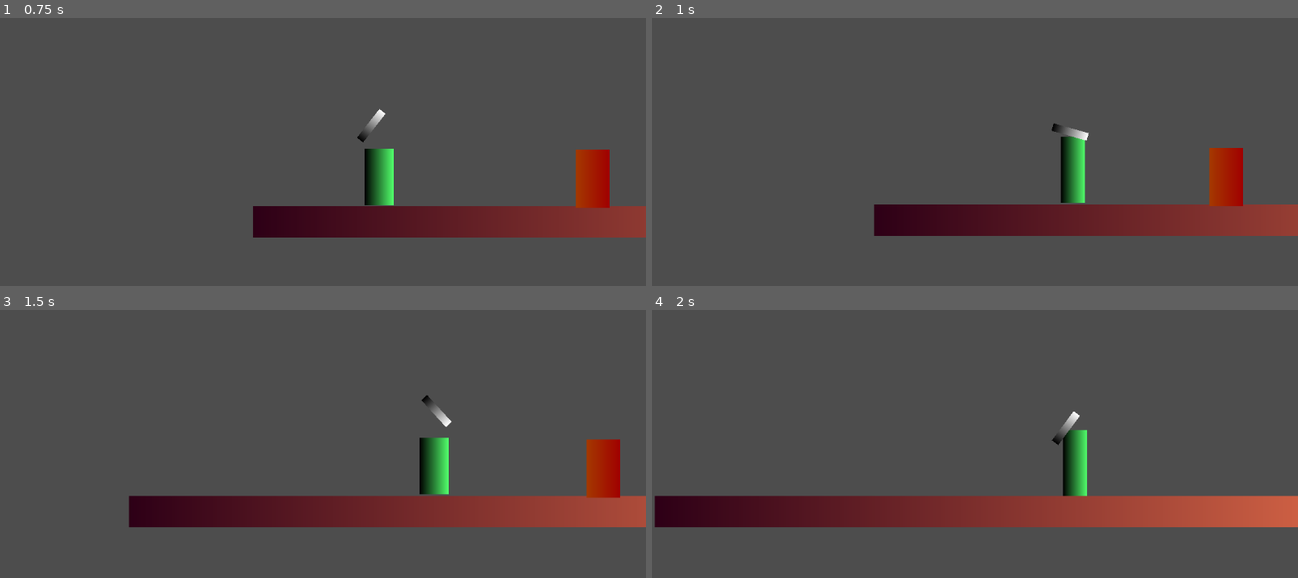
Above: before the commit, frames 1-4 (two rows, left to right).
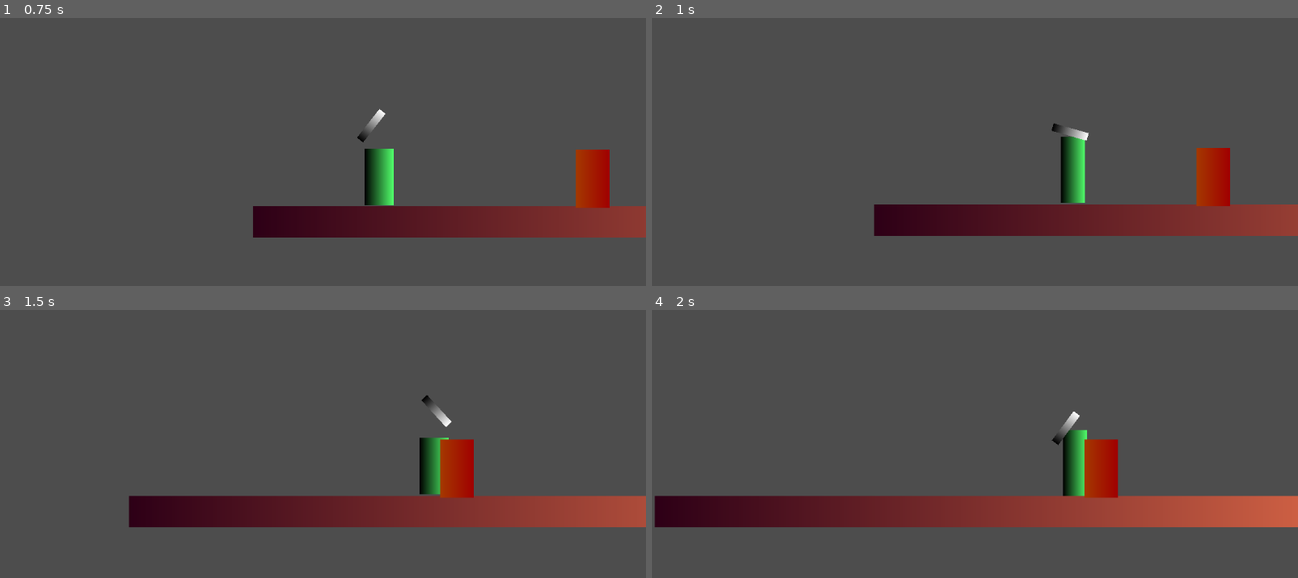
Above: after the commit, the same moments.

Repository: muffindohoah/coffee
Game: Godot game, scene res://test_level.tscn
The game is run twice, just before and just after one commit, with the same random seed, the same clock (stepped at 60 frames per second) and the same inputs.
Inputs:
- Up to frame 1 (0.75 s): hold D (right) from 0.53 s (still down); tap Shift (dodgeparry) at 0.6 s
- Up to frame 2 (1 s): keep holding D (right); tap W (jump) at 0.77 s
- Up to frame 3 (1.5 s): keep holding D (right); tap Shift (dodgeparry) at 1.35 s
- Up to frame 4 (2 s): keep holding D (right); tap W (jump) at 1.52 s

Frame 1 is identical in both runs. In frame 2, 0.9% of the frame differs, in the area x 84-92%, y 48-71%; in frame 3, 2.3%, in the area x 68-96%, y 48-71%; in frame 4, 1.2%.

Commit message:
fix enemy movement

Diff:
--- a/coffee/enemy.gd
+++ b/coffee/enemy.gd
@@ -2,9 +2,10 @@
 
 
 const SPEED = 300.0
+const ACCELERATION = 500.0
 const JUMP_VELOCITY = -400.0
 
-var targets = []
+var targets: Array[Node2D] = []
 
 func _physics_process(delta: float) -> void:
 	# Add the gravity.
@@ -13,8 +14,12 @@
 
 
 	if !targets.is_empty():
-
-		velocity.x = move_toward(velocity.x, targets[0].position.x, SPEED)
+		var t := targets[0] # target
+		var dir := (t.global_position - global_position).normalized() # vector pointing towards target
+		if dir.x < 0:
+			velocity.x = move_toward(velocity.x, -SPEED, ACCELERATION * delta)
+		else:
+			velocity.x = move_toward(velocity.x, SPEED, ACCELERATION * delta)
 
 	move_and_slide()
 
